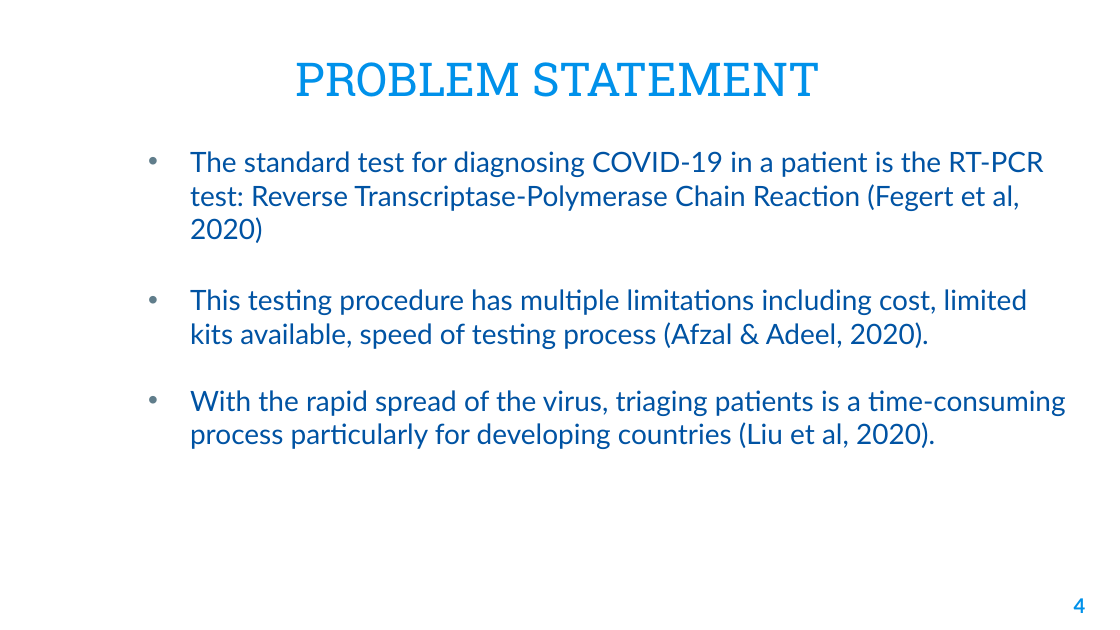
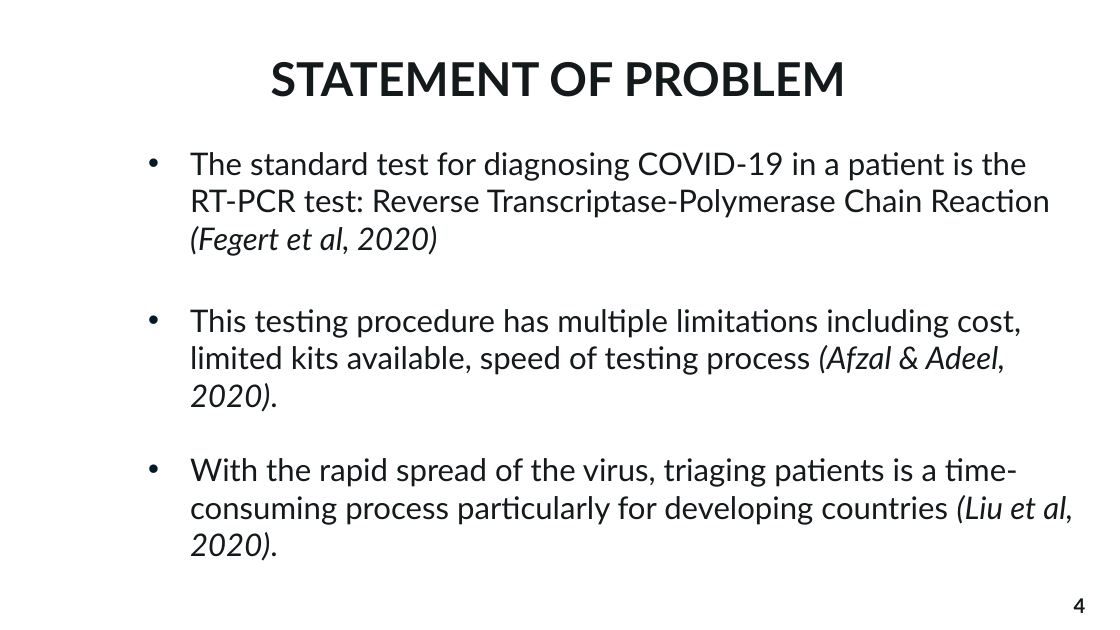
Before and after one commit to theajstars/projex, a slide deck: slide 4 of Ajiboye Oluwaferanmi Post Data.pptx. Drawn at 1120x630 pixels with LibreOffice and Linux fonts; fonts in the diff are those of the drawing; background and template pictures are left out. Boxes give left, top, right and bottom in pixels: in the first picture for what was removed or moved away, otherwise in the second. Text is boxed around its words. In the diff, an @@ line names an element or a change of style, - is before the commit and + after.

```diff
--- a/Ajiboye Oluwaferanmi Post Data.pptx
+++ b/Ajiboye Oluwaferanmi Post Data.pptx
@@ title at [271, 62, 846, 97]: text changed; font Roboto Slab to Lato; text colour #0091EA to #14191B; bold on @@
-PROBLEM STATEMENT
+STATEMENT OF PROBLEM
@@ subtitle "The standard test for diagnosing ..." at [190, 152, 1073, 560]: size 18 to 20 pt, text colour #0053A3 to #14191B; italic on in "(Fegert et al, 2020)", "(Afzal & Adeel, 2020).", "(Liu et al, 2020)."; bullet colour #607D8B to #031927 @@
@@ page number at [1074, 598, 1086, 613]: text colour #0091EA to #14191B @@
```
Also in this commit, not shown: 25 other slides changed, 1 slide added, 1 slide removed, 1 other file.
